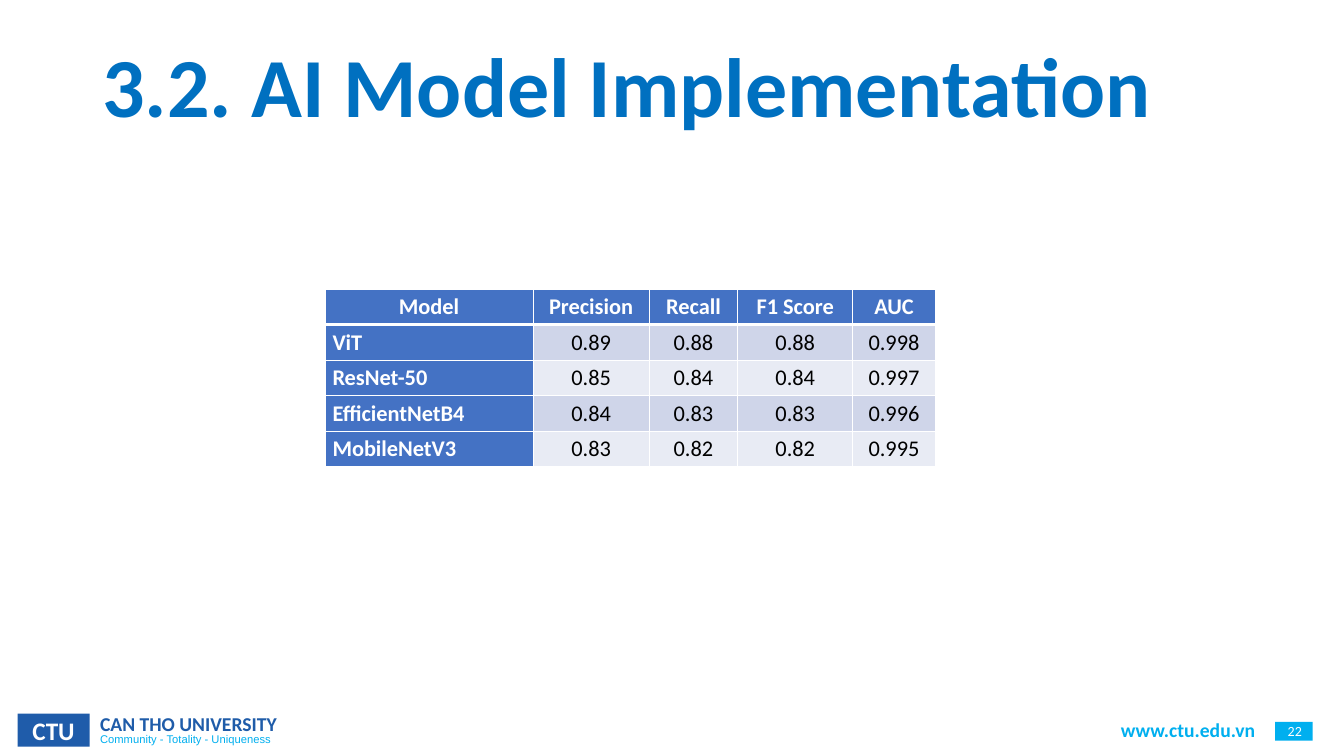
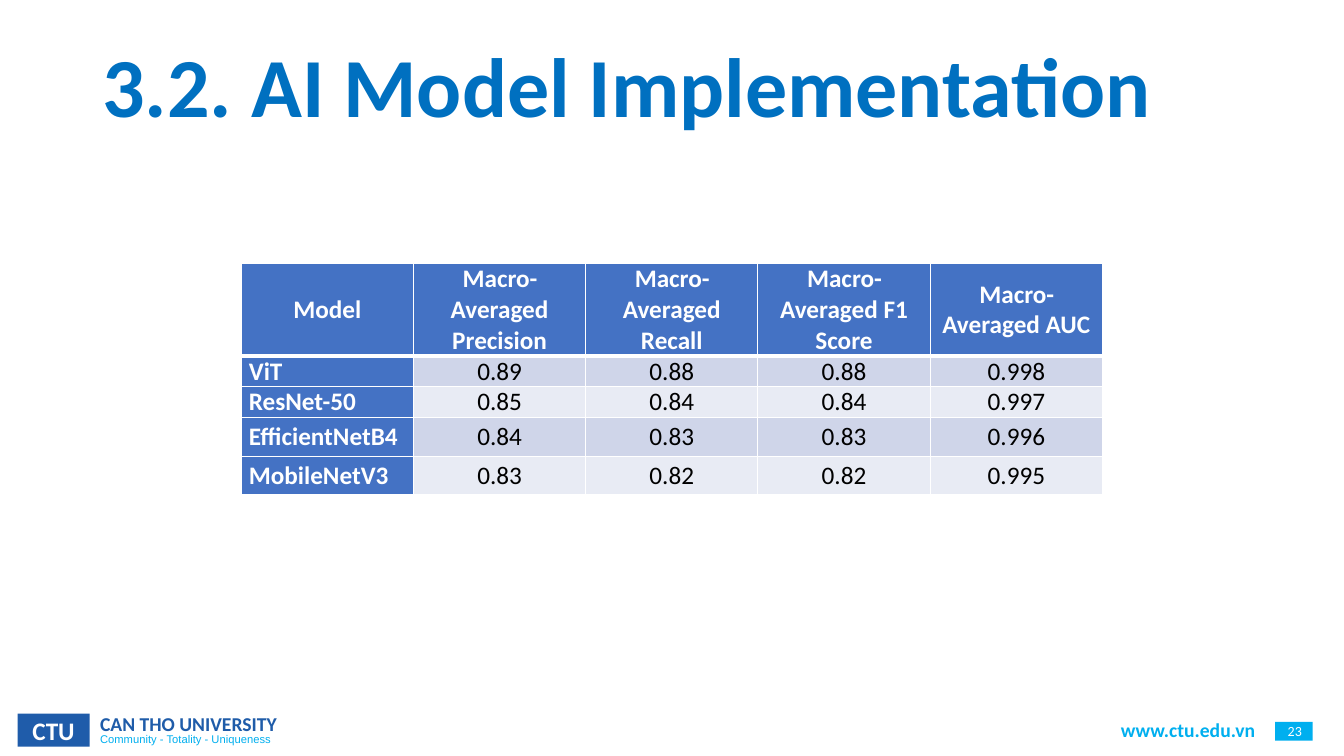
Before and after one commit to CommonHouseCat/fungiscan-mushroom-identifier, a slide deck: slide 23 of Báo cáo/ThesisReport.pptx (slide 22 before the commit). Drawn at 1344x756 pixels with LibreOffice and Linux fonts; fonts in the diff are those of the drawing; background and template pictures are left out. Boxes give left, top, right and bottom in pixels: in the first picture for what was removed or moved away, otherwise in the second. Text is boxed around its words. In the diff, an @@ line names an element or a change of style, - is before the commit and + after.

```diff
--- a/Báo cáo/ThesisReport.pptx
+++ b/Báo cáo/ThesisReport.pptx
@@ table at (x1=241, y1=264, x2=1103, y2=493) @@
-row 1: Model | Precision | Recall | F1 Score | AUC
+row 1: Model | Macro-Averaged Precision | Macro-Averaged Recall | Macro-Averaged F1 Score | Macro-Averaged AUC
@@ size 16 to 18 pt in "Model", "ViT", "0.89", "0.88" and 17 more places @@
@@ table resized from (x1=325, y1=289, x2=936, y2=467) to (x1=241, y1=264, x2=1103, y2=493) @@
@@ page number at (x1=1288, y1=727, x2=1302, y2=736): text changed @@
-22
+23
```
Also in this commit, not shown: 3 other slides changed, 1 slide added, 4 other files.
